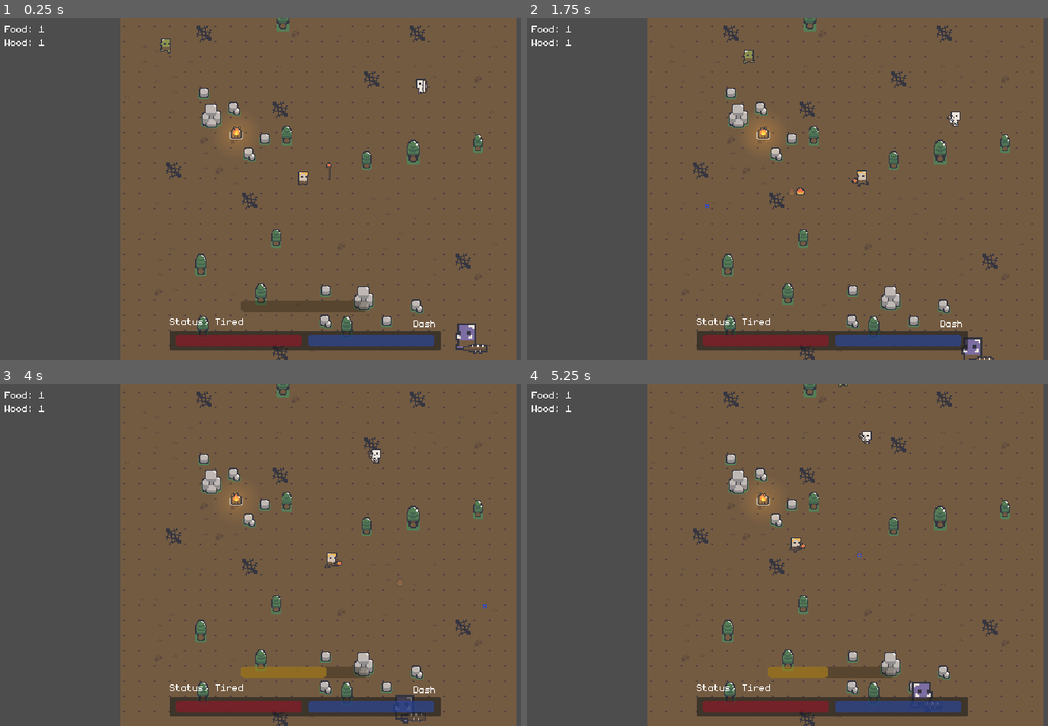
Above: before the commit, frames 1-4 (two rows, left to right).
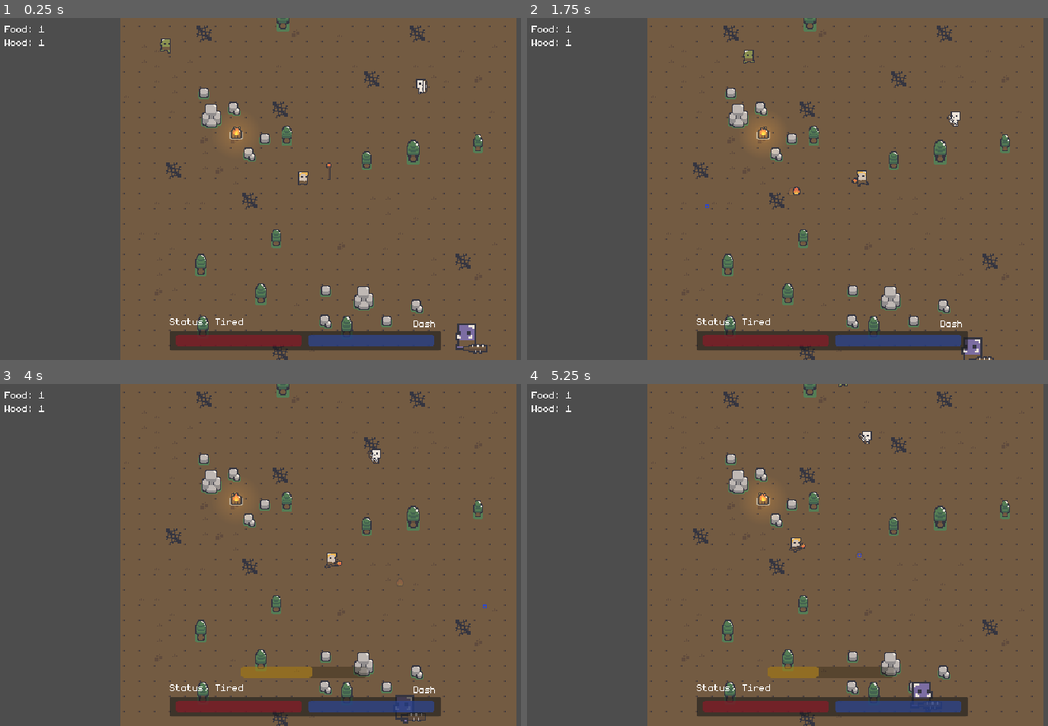
Above: after the commit, the same moments.

Repository: qmarsala/DeliciousDungeon
Game: Godot game, scene res://scenes/debug.tscn
Same seed, same stepped clock (60 frames per second), same inputs: the game is played once before the commit and once after it. This scene is started directly instead of the project's main scene.
Inputs (mouse positions are in pixels of both pictures, inside the frame that each line leads up to):
- Up to frame 1 (0.25 s): no input
- Up to frame 2 (1.75 s): move the mouse to (964, 171) at 0.52 s; tap Q (basic_attack, bound only before the commit) at 0.6 s; click (964, 171) at 0.67 s; tap W (heavy_attack, bound only before the commit) at 0.8, 1.35 s; move the mouse to (709, 206) at 1.27 s; click (709, 206) at 1.42 s; tap F (interact, bound only after the commit) at 1.55 s
- Up to frame 3 (4 s): move the mouse to (364, 479) at 2.02 s; hold F (interact, bound only after the commit) 2.03-2.78 s; click (364, 479) at 2.17 s; tap E (interact, bound only before the commit) at 2.3, 2.85 s; move the mouse to (270, 623) at 2.77 s; click (270, 623) at 2.92 s; tap Q (basic_attack, bound only before the commit) at 3.05, 3.6 s; move the mouse to (484, 606) at 3.52 s; click (484, 606) at 3.67 s; tap W (heavy_attack, bound only before the commit) at 3.8 s
- Up to frame 4 (5.25 s): move the mouse to (646, 503) at 4.27 s; right-click (646, 503) at 4.35 s; click (646, 503) at 4.42 s; tap F (interact, bound only after the commit) at 4.55 s; move the mouse to (860, 555) at 5.02 s; hold E (interact, bound only before the commit) from 5.03 s (still down); tap W (heavy_attack, bound only before the commit) at 5.1 s; click (860, 555) at 5.17 s

The runs differ from the first frame. In frame 1, 0.8% of the frame differs, in the area x 46-71%, y 82-86%; in frame 2, less than 0.1%; in frame 3, less than 0.1%; in frame 4, less than 0.1%.

Commit message:
start making 'magic attack' just an 'ability'

Diff:
--- a/src/assets/data/abilities/attack_data.gd
+++ b/src/assets/data/abilities/ability_data.gd
@@ -1,9 +1,13 @@
-class_name AttackData
+class_name AbilityData
 extends Resource
 
+@export var has_scene: bool
 @export var scene: PackedScene
-@export var charge_time = .25
+
+@export var target_self: bool
+
+@export var cast_time = .25
 @export var cooldown = 1.0
-@export var attack_action = "basic_attack"
+@export var input_event = "ability_one"
 @export var damage: Array[float] = [1]
 @export var status_effects: Array[StatusEffect]
--- a/src/assets/data/abilities/conflagrate.tres
+++ b/src/assets/data/abilities/conflagrate.tres
@@ -1,14 +1,16 @@
-[gd_resource type="Resource" script_class="AttackData" load_steps=4 format=3 uid="uid://chw5576wg47v4"]
+[gd_resource type="Resource" script_class="AbilityData" load_steps=4 format=3 uid="uid://chw5576wg47v4"]
 
 [ext_resource type="PackedScene" uid="uid://c1tv7g4ssauru" path="res://scenes/spells/conflagrate.tscn" id="1_6pt40"]
-[ext_resource type="Script" path="res://assets/data/abilities/attack_data.gd" id="1_s7coy"]
+[ext_resource type="Script" path="res://assets/data/abilities/ability_data.gd" id="2_mb2tj"]
 [ext_resource type="Script" path="res://assets/data/abilities/status_effect.gd" id="3_aqt5x"]
 
 [resource]
-script = ExtResource("1_s7coy")
+script = ExtResource("2_mb2tj")
+has_scene = true
 scene = ExtResource("1_6pt40")
-charge_time = 0.25
-cooldown = 1.0
-attack_action = "heavy_attack"
+target_self = false
+cast_time = 0.3
+cooldown = 0.8
+input_event = "ability_two"
 damage = Array[float]([1.0, 2.0, 3.0])
 status_effects = Array[ExtResource("3_aqt5x")]([])
--- a/src/assets/data/abilities/ignite.tres
+++ b/src/assets/data/abilities/ignite.tres
@@ -1,15 +1,17 @@
-[gd_resource type="Resource" script_class="AttackData" load_steps=5 format=3 uid="uid://b61mb8vxpb1ml"]
+[gd_resource type="Resource" script_class="AbilityData" load_steps=5 format=3 uid="uid://b61mb8vxpb1ml"]
 
-[ext_resource type="Script" path="res://assets/data/abilities/attack_data.gd" id="1_coii3"]
 [ext_resource type="PackedScene" uid="uid://d0ijtlxrsxwu6" path="res://scenes/spells/ignite.tscn" id="1_t34em"]
 [ext_resource type="Script" path="res://assets/data/abilities/status_effect.gd" id="2_o13bg"]
+[ext_resource type="Script" path="res://assets/data/abilities/ability_data.gd" id="2_t6ru8"]
 [ext_resource type="Resource" uid="uid://ba1rm1w5wl0iy" path="res://assets/data/abilities/burning.tres" id="3_m311l"]
 
 [resource]
-script = ExtResource("1_coii3")
+script = ExtResource("2_t6ru8")
+has_scene = true
 scene = ExtResource("1_t34em")
-charge_time = 0.0
+target_self = false
+cast_time = 0.0
 cooldown = 5.0
-attack_action = "basic_attack"
+input_event = "ability_one"
 damage = Array[float]([1.0])
 status_effects = Array[ExtResource("2_o13bg")]([ExtResource("3_m311l")])
--- a/src/assets/data/abilities/status_effect.gd
+++ b/src/assets/data/abilities/status_effect.gd
@@ -10,6 +10,7 @@
 var last_tick_at: float = 0
 
 func apply(time: float):
+	last_tick_at = time
 	applied_at = time
 
 func tick(time: float):
@@ -20,3 +21,10 @@
 
 func is_expired(time: float):
 	return time - applied_at >= total_time
+
+func pop(time: float) -> float:
+	if is_expired(time): return 0
+	var elappesd = time - applied_at
+	var time_left = total_time - elappesd
+	var ticks_left = time_left / tick_rate
+	return damage * ceil(ticks_left)
--- a/src/assets/scripts/ignite.gd
+++ b/src/assets/scripts/ignite.gd
@@ -3,9 +3,9 @@
 
 @onready var area_2d: Area2D = $Area2D
 
-var data: AttackData
+var data: AbilityData
 
-func init(attack_data: AttackData):
+func init(attack_data: AbilityData):
 	data = attack_data
 
 #todo: delay seems to be needed or we wont detect targets
--- a/src/assets/scripts/items/conflagrate.gd
+++ b/src/assets/scripts/items/conflagrate.gd
@@ -5,11 +5,13 @@
 @onready var animated_sprite_2d: AnimatedSprite2D = $AnimatedSprite2D
 
 #todo: should this go to attack data?
+# and how do we want to control what the synergy does?
+# maybe it 'pops' the status effect, maybe it doubles our damage?
 @export var synergy_effect: StatusEffect
 
-var data: AttackData
+var data: AbilityData
 
-func init(attack_data: AttackData):
+func init(attack_data: AbilityData):
 	data = attack_data
 
 func deal_damage(amount):
--- a/src/assets/scripts/items/weapon.gd
+++ b/src/assets/scripts/items/weapon.gd
@@ -10,7 +10,7 @@
 func init(p: Player):
 	player = p
 	for a in $Abilities.get_children():
-		if a is MagicAttack: #todo: ability contract
+		if a is Ability:
 			a.init(player, self)
 
 func _process(delta: float) -> void:
--- a/src/assets/scripts/player/magic_attack.gd
+++ b/src/assets/scripts/player/ability.gd
@@ -1,49 +1,54 @@
 extends Node
-class_name MagicAttack
+class_name Ability
 
-@export var attack_data: AttackData
+@export var ability_data: AbilityData
+
 @onready var cooldown_timer: Timer = $CooldownTimer
 @onready var cast_timer: Timer = $CastTimer
+@onready var ability_sound: AudioStreamPlayer = $AbilitySound
+
 
 var is_on_cooldown = false
 var player: Player # todo: not sure I like this, though it is like a component - maybe its ok?
 var weapon: Weapon # todo: not sure I like this, though it is like a component - maybe its ok?
 
-
 func init(p: Player, w: Weapon):
 	player = p
 	weapon = w
 
+func _ready() -> void:
+	cooldown_timer.timeout.connect(_on_cooldown_timer_timeout)
+	cast_timer.timeout.connect(_on_cast_timer_timeout)
+
 func _unhandled_input(event: InputEvent) -> void:
 	# might want the weapon to listen, how will we prevent casting two attacks at once?
 	if player == null or player.is_dead() or not player.weapon_equipped: return
-	if event.is_action_pressed(attack_data.attack_action) and not is_on_cooldown:
+	if event.is_action_pressed(ability_data.input_event) and not is_on_cooldown:
 		is_on_cooldown = true
-		if attack_data.charge_time > 0:
-			cast_timer.start(attack_data.charge_time)
+		if ability_data.cast_time > 0:
+			cast_timer.start(ability_data.cast_time)
 		else:
 			attack(weapon.get_attack_location())
-		cooldown_timer.start(attack_data.cooldown + attack_data.charge_time)
+		cooldown_timer.start(ability_data.cooldown + ability_data.cast_time)
 
 func _process(delta: float) -> void:
 	if player == null: return
 	if !cast_timer.is_stopped():
-		SignalBusService.AttackCharge.emit(cast_timer.time_left, attack_data.charge_time)
+		SignalBusService.AttackCharge.emit(cast_timer.time_left, ability_data.cast_time)
 
 # maybe this could be the attack contract
 # melee would swing towards this direction, magic and range shoot toward it
 func attack(target_location):
-	if attack_data.scene != null:
-		var attack_instance = attack_data.scene.instantiate()
-		attack_instance.global_position = target_location
-		attack_instance.init(attack_data)
-		add_child(attack_instance)
-		#$PlayerSpellSound.play()
+	if ability_data.scene != null:
+		var ability_instance = ability_data.scene.instantiate()
+		ability_instance.global_position = target_location
+		ability_instance.init(ability_data)
+		add_child(ability_instance)
+	ability_sound.play()
 
 func _on_cooldown_timer_timeout() -> void:
 	is_on_cooldown = false
 
 func _on_cast_timer_timeout() -> void:
-	cast_timer.stop()
 	if player.is_dead() or not player.weapon_equipped: return
 	attack(weapon.get_attack_location())
--- a/src/assets/scripts/player/player_states/player_idle_state.gd
+++ b/src/assets/scripts/player/player_states/player_idle_state.gd
@@ -8,5 +8,5 @@
 func handle_process(delta):
 	super(delta)
 	if time - idle_at >= 1 and player.weapon_equipped:
-		player.weapon.global_position = player.hand.global_position - Vector2(6, 2)
-		player.weapon.rotation = 0
+		player.weapon.sprite.global_position = player.hand.global_position - Vector2(6, 2)
+		player.weapon.sprite.rotation = 0
--- a/src/assets/scripts/player/player_states/player_move_state.gd
+++ b/src/assets/scripts/player/player_states/player_move_state.gd
@@ -1,6 +1,8 @@
 extends PlayerState
 class_name PlayerMoveState
 
+#note: could be interesting if going up a hill actually made you be 'higher' and we made you sprite slightly bigger
+# then smaller when going down
 func handle_process(delta):
 	weapon_animation()
 	if player.global_position.distance_to(player.move_target) <= 5:
@@ -15,6 +17,7 @@
 # this needs to be closer to the weapon
 # it makes sense the move state wants to make the weapon animate a certain way
 # but it sucks for the move state to reach into the weapon like this.
+# see idle too
 func weapon_animation():
 	if player.weapon_equipped and player.weapon:
 		if player.velocity.x < 0:
@@ -22,6 +25,6 @@
 			player.weapon.sprite.rotation_degrees = -75
 			player.weapon.sprite.global_position = player.hand.global_position - Vector2(2,0)
 		else:
-			player.weapon.sprite.z_index = player.z_index + 1
+			player.weapon.sprite.z_index = player.z_index
 			player.weapon.sprite.rotation_degrees = 75
 			player.weapon.sprite.global_position = player.hand.global_position + Vector2(2,0)
--- a/src/project.godot
+++ b/src/project.godot
@@ -63,17 +63,17 @@
 "events": [Object(InputEventKey,"resource_local_to_scene":false,"resource_name":"","device":-1,"window_id":0,"alt_press …(192 unchanged characters)…
 ]
 }
-basic_attack={
+ability_one={
 "deadzone": 0.5,
 "events": [Object(InputEventKey,"resource_local_to_scene":false,"resource_name":"","device":-1,"window_id":0,"alt_press …(192 unchanged characters)…
 ]
 }
-heavy_attack={
+ability_two={
 "deadzone": 0.5,
 "events": [Object(InputEventKey,"resource_local_to_scene":false,"resource_name":"","device":-1,"window_id":0,"alt_press …(192 unchanged characters)…
 ]
 }
-interact={
+ability_three={
 "deadzone": 0.5,
 "events": [Object(InputEventKey,"resource_local_to_scene":false,"resource_name":"","device":-1,"window_id":0,"alt_press …(192 unchanged characters)…
 ]
@@ -86,6 +86,11 @@
 dash={
 "deadzone": 0.5,
 "events": [Object(InputEventMouseButton,"resource_local_to_scene":false,"resource_name":"","device":-1,"window_id":0,"a …(258 unchanged characters)…
+]
+}
+interact={
+"deadzone": 0.5,
+"events": [Object(InputEventKey,"resource_local_to_scene":false,"resource_name":"","device":-1,"window_id":0,"alt_pressed":false,"shift_pressed":false,"ctrl_pressed":false,"meta_pressed":false,"pressed":false,"keycode":0,"physical_keycode":70,"key_label":0,"unicode":102,"location":0,"echo":false,"script":null)
 ]
 }
 
--- a/src/scenes/items/staff_of_fire.tscn
+++ b/src/scenes/items/staff_of_fire.tscn
@@ -1,11 +1,12 @@
-[gd_scene load_steps=8 format=3 uid="uid://btrke7rn4blxm"]
+[gd_scene load_steps=9 format=3 uid="uid://btrke7rn4blxm"]
 
 [ext_resource type="Script" path="res://assets/scripts/items/weapon.gd" id="1_7dyo7"]
 [ext_resource type="Texture2D" uid="uid://cqyuvlxinqtqc" path="res://assets/sprites/dungeon/weapons_.png" id="1_hhwgu"]
-[ext_resource type="Script" path="res://assets/scripts/player/magic_attack.gd" id="2_j7ahm"]
+[ext_resource type="Script" path="res://assets/scripts/player/ability.gd" id="2_j7ahm"]
 [ext_resource type="Resource" uid="uid://chw5576wg47v4" path="res://assets/data/abilities/conflagrate.tres" id="3_i3gh3"]
 [ext_resource type="AudioStream" uid="uid://ck2wkfdfp2hij" path="res://assets/audio/Explosion.wav" id="4_rcbxt"]
 [ext_resource type="Texture2D" uid="uid://cdk267i0i80jy" path="res://assets/sprites/dungeon/fire_.png" id="5_ew75c"]
+[ext_resource type="AudioStream" uid="uid://bps8h5ifv3xwb" path="res://assets/audio/LightFire.wav" id="6_okcxo"]
 [ext_resource type="Resource" uid="uid://b61mb8vxpb1ml" path="res://assets/data/abilities/ignite.tres" id="7_sevts"]
 
 [node name="StaffOfFire" type="Node2D"]
@@ -31,25 +32,28 @@
 
 [node name="MagicAttack" type="Node" parent="Abilities"]
 script = ExtResource("2_j7ahm")
-attack_data = ExtResource("3_i3gh3")
+ability_data = ExtResource("7_sevts")
 
 [node name="CooldownTimer" type="Timer" parent="Abilities/MagicAttack"]
+one_shot = true
 
 [node name="CastTimer" type="Timer" parent="Abilities/MagicAttack"]
+one_shot = true
 
-[node name="PlayerSpellSound" type="AudioStreamPlayer" parent="Abilities/MagicAttack"]
-stream = ExtResource("4_rcbxt")
+[node name="AbilitySound" type="AudioStreamPlayer" parent="Abilities/MagicAttack"]
+stream = ExtResource("6_okcxo")
 volume_db = -15.0
 
 [node name="MagicAttack2" type="Node" parent="Abilities"]
 script = ExtResource("2_j7ahm")
-attack_data = ExtResource("7_sevts")
+ability_data = ExtResource("3_i3gh3")
 
 [node name="CooldownTimer" type="Timer" parent="Abilities/MagicAttack2"]
+one_shot = true
 
 [node name="CastTimer" type="Timer" parent="Abilities/MagicAttack2"]
+one_shot = true
 
-[connection signal="timeout" from="Abilities/MagicAttack/CooldownTimer" to="Abilities/MagicAttack" method="_on_cooldown_timer_timeout"]
-[connection signal="timeout" from="Abilities/MagicAttack/CastTimer" to="Abilities/MagicAttack" method="_on_cast_timer_timeout"]
-[connection signal="timeout" from="Abilities/MagicAttack2/CooldownTimer" to="Abilities/MagicAttack2" method="_on_cooldown_timer_timeout"]
-[connection signal="timeout" from="Abilities/MagicAttack2/CastTimer" to="Abilities/MagicAttack2" method="_on_cast_timer_timeout"]
+[node name="AbilitySound" type="AudioStreamPlayer" parent="Abilities/MagicAttack2"]
+stream = ExtResource("4_rcbxt")
+volume_db = -15.0
--- a/src/scenes/spells/ignite.tscn
+++ b/src/scenes/spells/ignite.tscn
@@ -1,6 +1,16 @@
-[gd_scene load_steps=3 format=3 uid="uid://d0ijtlxrsxwu6"]
+[gd_scene load_steps=6 format=3 uid="uid://d0ijtlxrsxwu6"]
 
 [ext_resource type="Script" path="res://assets/scripts/ignite.gd" id="1_w50xc"]
+[ext_resource type="Texture2D" uid="uid://18dhv0jowwdt" path="res://assets/sprites/dungeon/dungeonDecoration_0.png" id="2_wpupk"]
+
+[sub_resource type="Gradient" id="Gradient_s5vbd"]
+offsets = PackedFloat32Array(0, 0.694332)
+colors = PackedColorArray(1, 1, 1, 1, 0, 0, 0, 1)
+
+[sub_resource type="GradientTexture2D" id="GradientTexture2D_ej3ht"]
+gradient = SubResource("Gradient_s5vbd")
+fill = 1
+fill_from = Vector2(0.5, 0.5)
 
 [sub_resource type="CircleShape2D" id="CircleShape2D_s7u6y"]
 radius = 9.0
@@ -8,9 +18,21 @@
 [node name="Ignite" type="Node2D"]
 script = ExtResource("1_w50xc")
 
+[node name="PointLight2D" type="PointLight2D" parent="."]
+position = Vector2(-1.2219e-06, -1.19209e-07)
+scale = Vector2(0.28125, 0.28125)
+color = Color(1, 0.560784, 0.160784, 1)
+energy = 0.5
+texture = SubResource("GradientTexture2D_ej3ht")
+
 [node name="Area2D" type="Area2D" parent="."]
 collision_layer = 0
 collision_mask = 64
 
 [node name="CollisionShape2D" type="CollisionShape2D" parent="Area2D"]
 shape = SubResource("CircleShape2D_s7u6y")
+
+[node name="Sprite2D" type="Sprite2D" parent="."]
+texture = ExtResource("2_wpupk")
+region_enabled = true
+region_rect = Rect2(166, 180, 4, 5)
--- a/src/scenes/ui/player_ui.tscn
+++ b/src/scenes/ui/player_ui.tscn
@@ -90,6 +90,7 @@
 
 [node name="ChargedAttackBar" type="ProgressBar" parent="."]
 unique_name_in_owner = true
+visible = false
 modulate = Color(0.909804, 0.666667, 0.0823529, 1)
 layout_mode = 0
 offset_left = -67.0
